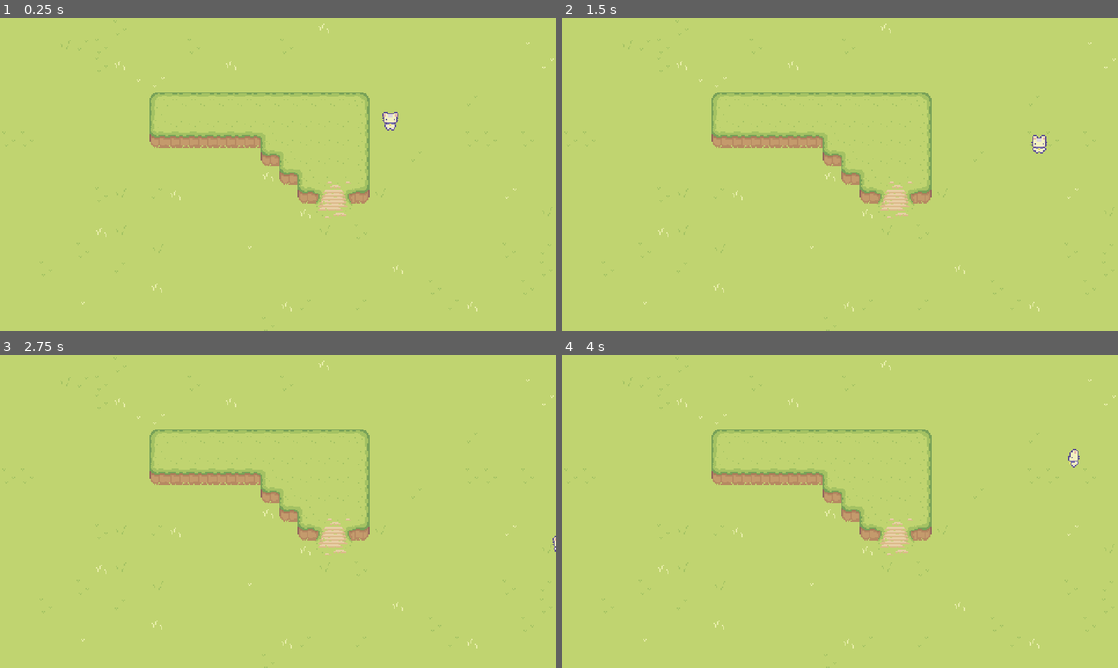
Above: before the commit, frames 1-4 (two rows, left to right).
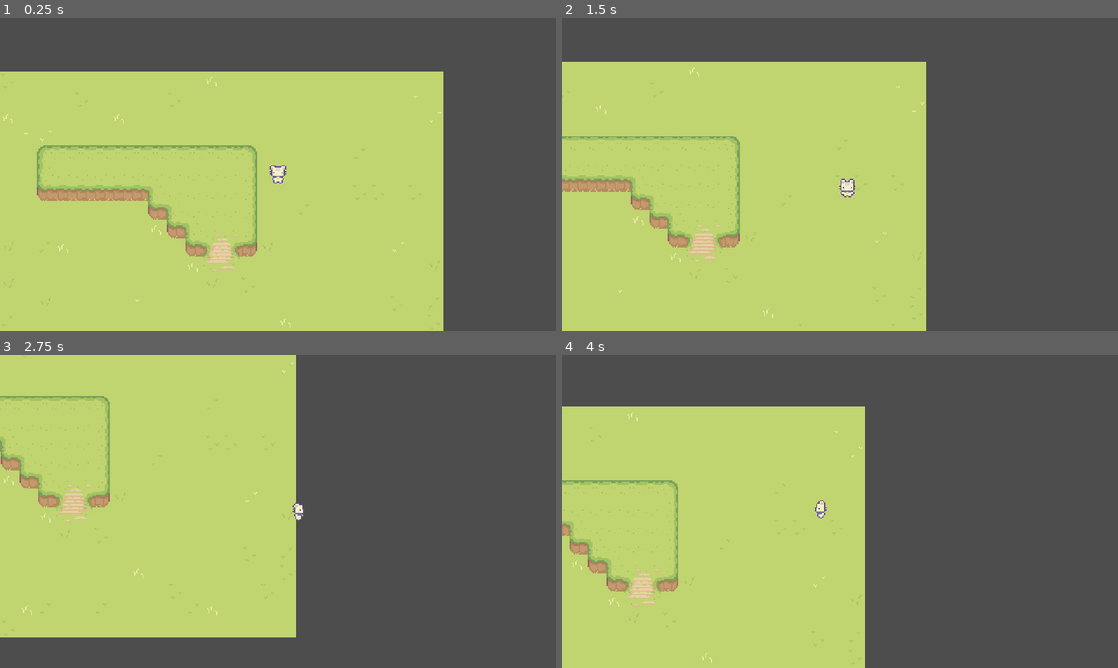
Above: after the commit, the same moments.

Repository: JayTailor45/gd_sprout_land
Game: Godot game, scene res://levels/game_level.tscn
Same seed, same stepped clock (60 frames per second), same inputs: the game is played once before the commit and once after it.
Inputs:
- Up to frame 1 (0.25 s): no input
- Up to frame 2 (1.5 s): tap Enter at 0.5 s; hold D (right) 0.53-1.28 s; hold S (down) from 1.28 s (still down)
- Up to frame 3 (2.75 s): release S (down) at 2.03 s; hold D (right) from 2.03 s (still down)
- Up to frame 4 (4 s): release D (right) at 2.78 s; hold W (up) 2.78-3.53 s; hold A (left) from 3.53 s (still down)

The runs differ from the first frame. In frame 1, 40% of the frame differs, in the area x 0-100%, y 0-100%; in frame 2, 49%; in frame 3, 56%; in frame 4, 59%.

Commit message:
Add camera follow character

Diff:
--- a/levels/game_level.tscn
+++ b/levels/game_level.tscn
@@ -652,6 +652,9 @@
 [node name="PlayerCat" parent="." instance=ExtResource("1_7mnhu")]
 position = Vector2(337, 89)
 
+[node name="RemoteTransform2D" type="RemoteTransform2D" parent="PlayerCat"]
+remote_path = NodePath("../../Camera2D")
+
 [node name="TileMap" type="TileMap" parent="."]
 tile_set = SubResource("TileSet_pill4")
 format = 2
@@ -662,3 +665,7 @@
 layer_1/z_index = -5
 layer_1/tile_data = PackedInt32Array(393224, 65537, 2, 327688, 65537, 1, 262152, 65537, 0, 393225, 131073, 2, 327689, 1 …(918 unchanged characters)…
 metadata/_edit_lock_ = true
+
+[node name="Camera2D" type="Camera2D" parent="."]
+position = Vector2(337, 89)
+position_smoothing_enabled = true
